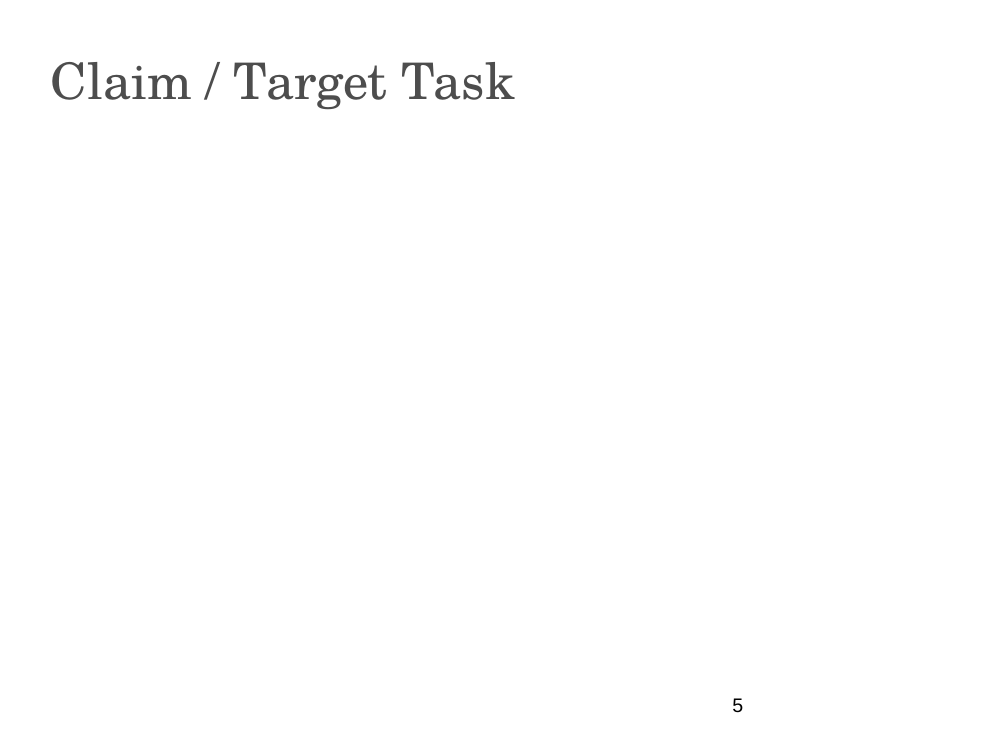
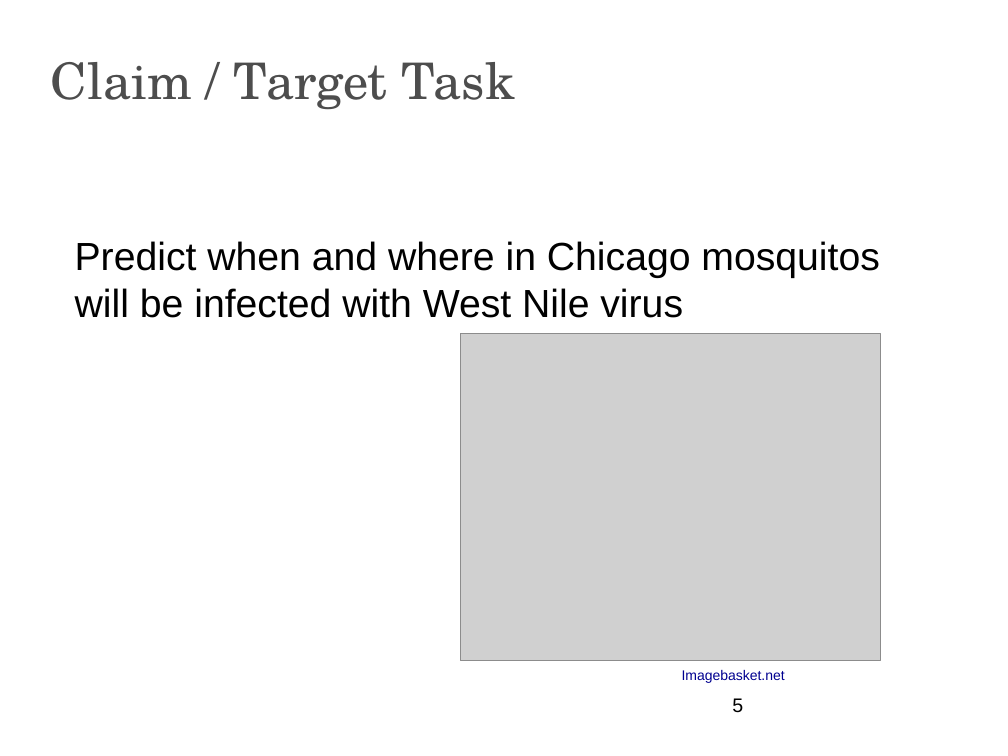
Before and after one commit to apnorton/ml-project, a slide deck: slide 5 of presentation/cs6316-PresentationTemplate.pptx. Drawn at 1008x756 pixels with LibreOffice and Linux fonts; fonts in the diff are those of the drawing; grey boxes stand for pictures; background and template pictures are left out. Boxes give left, top, right and bottom in pixels: in the first picture for what was removed or moved away, otherwise in the second. Text is boxed around its words. In the diff, an @@ line names an element or a change of style, - is before the commit and + after.

```diff
--- a/presentation/cs6316-PresentationTemplate.pptx
+++ b/presentation/cs6316-PresentationTemplate.pptx
@@ text added at [75, 241, 879, 318], 28 pt, text #000000 @@
+Predict when and where in Chicago mosquitos will be infected with West Nile virus
@@ picture added at [461, 334, 881, 661] @@
@@ text added at [682, 670, 785, 683], 10 pt, text #000090 @@
+Imagebasket.net
```
Also in this commit, not shown: 5 other slides changed, 6 slides added, 6 slides removed, 1 other file.
